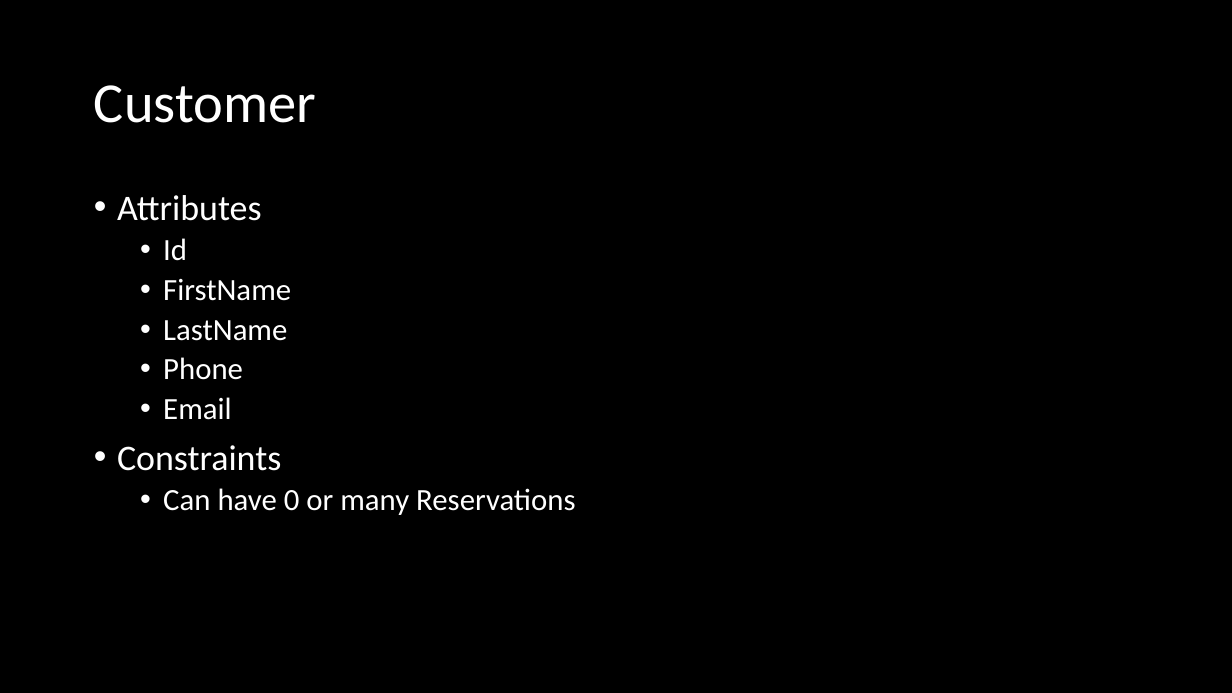
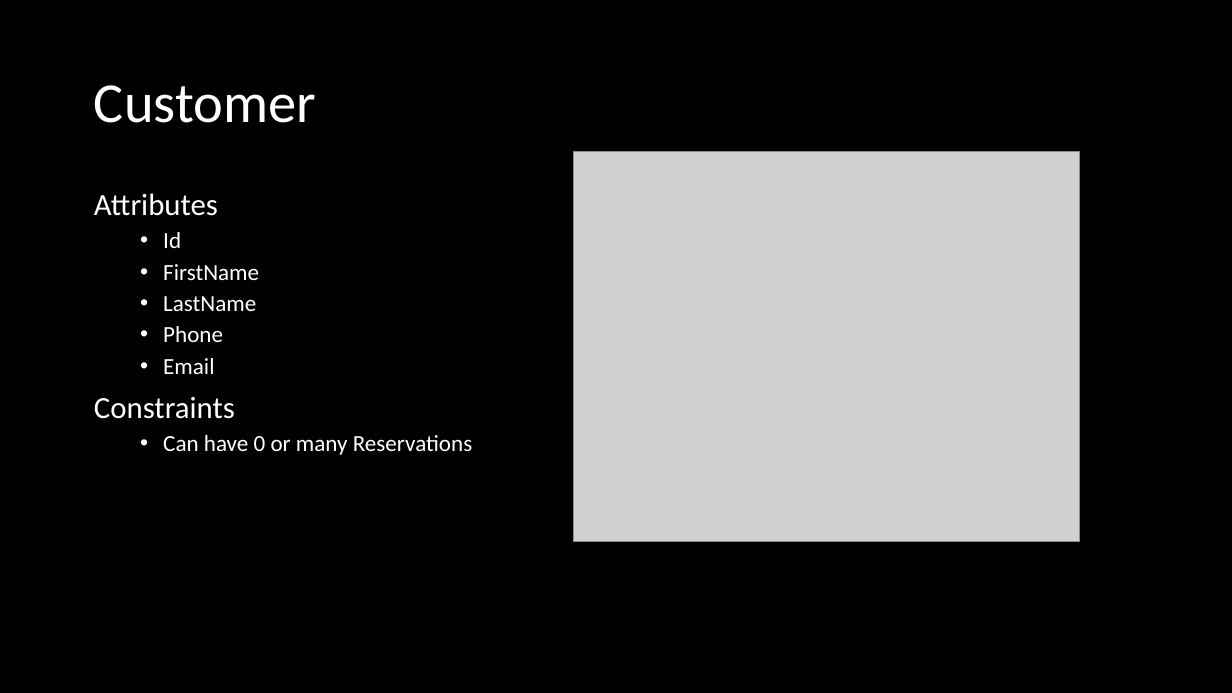
Before and after one commit to Luke4Parker/ReservationSystem, a slide deck: slide 10 of ReservationSystem/ReservationSystem/Reservation System.pptx (slide 9 before the commit). Drawn at 1232x693 pixels with LibreOffice and Linux fonts; fonts in the diff are those of the drawing; grey boxes stand for pictures; background and template pictures are left out. Boxes give left, top, right and bottom in pixels: in the first picture for what was removed or moved away, otherwise in the second. Text is boxed around its words. In the diff, an @@ line names an element or a change of style, - is before the commit and + after.

```diff
--- a/ReservationSystem/ReservationSystem/Reservation System.pptx
+++ b/ReservationSystem/ReservationSystem/Reservation System.pptx
@@ picture added at bbox=[574, 152, 1080, 543] @@
@@ text "Attributes" at bbox=[94, 193, 472, 455]: size 28 to 24 pt in "Attributes", "Constraints"; size 24 to 18 pt in "Id", "FirstName", "LastName", "Phone" and 2 more places; bullet • to none @@
```
Also in this commit, not shown: 11 other slides changed, 2 slides added, 1 slide removed, 4 other files.
